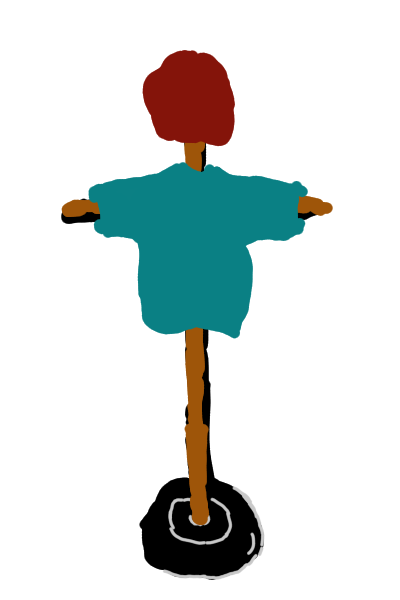
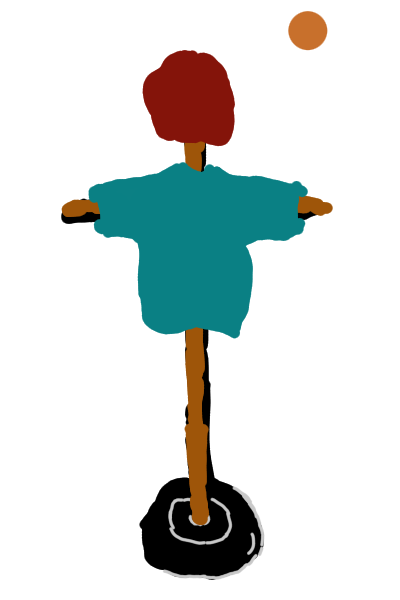
Two versions of the same layered image (400 x 600). Layer-by-layer changes:
painted on "Paint Layer 5" over [288, 11, 328, 51]
